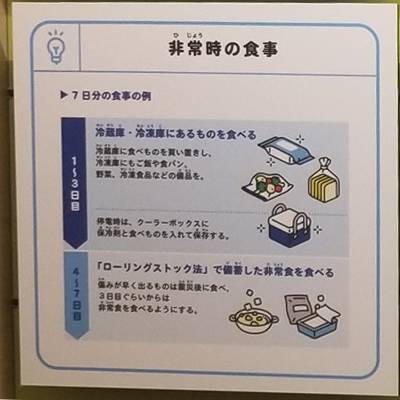
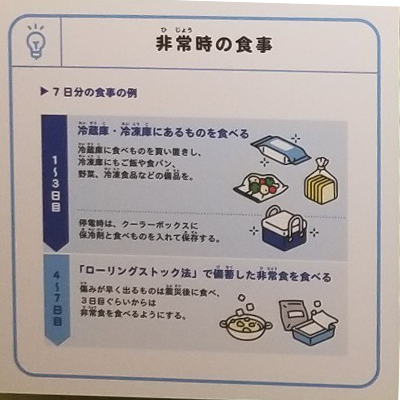
Two versions of the same layered image (400x400). Layer-by-layer changes:
painted on "レイヤー 1" over [0, 0, 400, 400]
